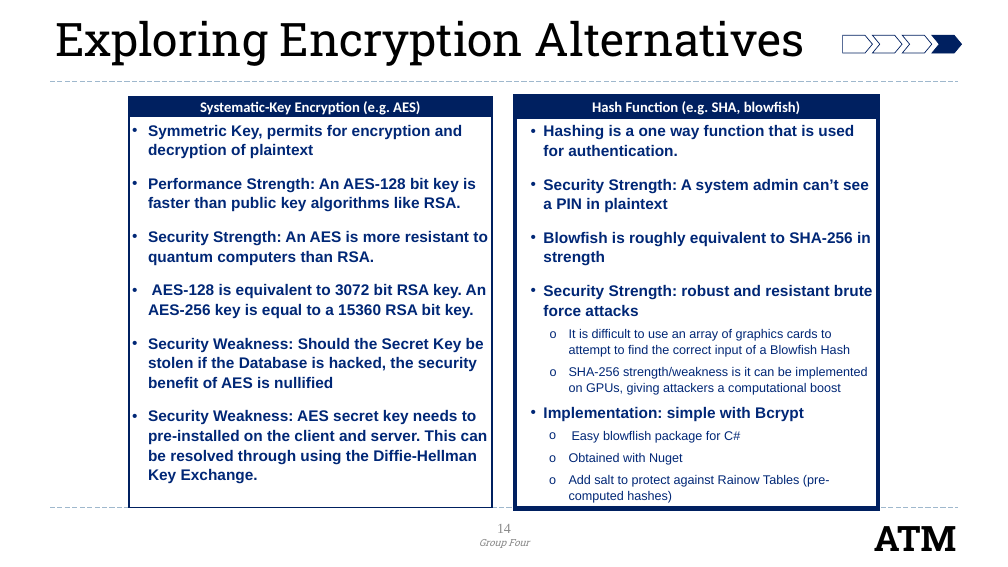
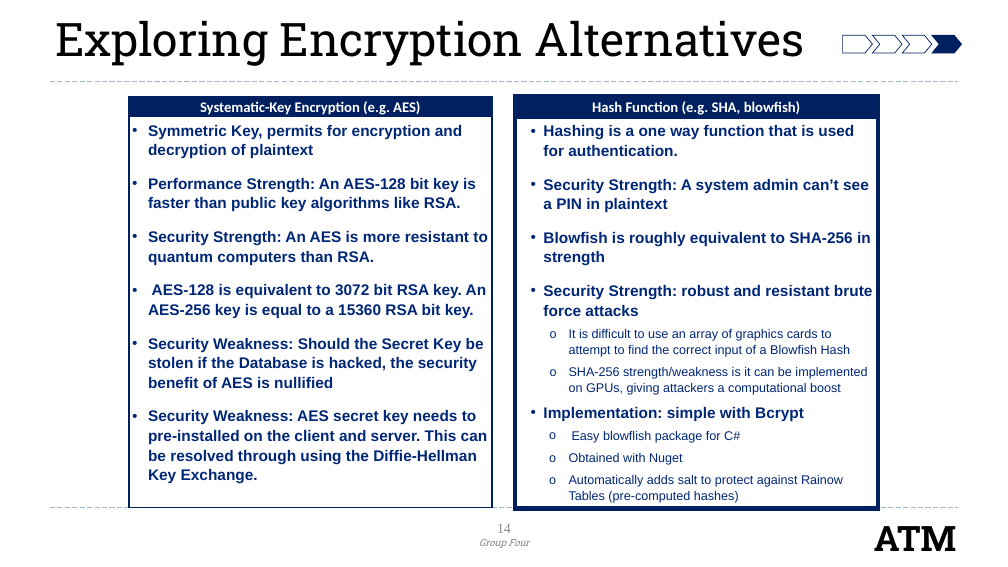
Before and after one commit to mari-husain/csharp-atm, a slide deck: slide 14 of Other/C# Project-Final.pptx. Drawn at 1008x567 pixels with LibreOffice and Linux fonts; fonts in the diff are those of the drawing; background and template pictures are left out. Boxes give left, top, right and bottom in pixels: in the first picture for what was removed or moved away, otherwise in the second. Text is boxed around its words. In the diff, an @@ line names an element or a change of style, - is before the commit and + after.

```diff
--- a/Other/C# Project-Final.pptx
+++ b/Other/C# Project-Final.pptx
@@ text in rectangle at (x1=569, y1=475, x2=843, y2=503): text changed @@
-      o Add salt to protect against Rainow Tables (pre-computed hashes)
+      o Automatically adds salt to protect against Rainow Tables (pre-computed hashes)
```
Also in this commit, not shown: 1 other slide changed.
